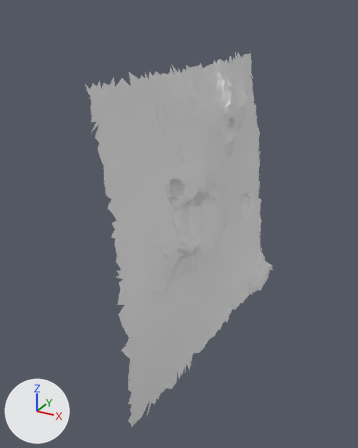
The glTF model moon small_tiles/tile_185.glb: old version first, new version second.
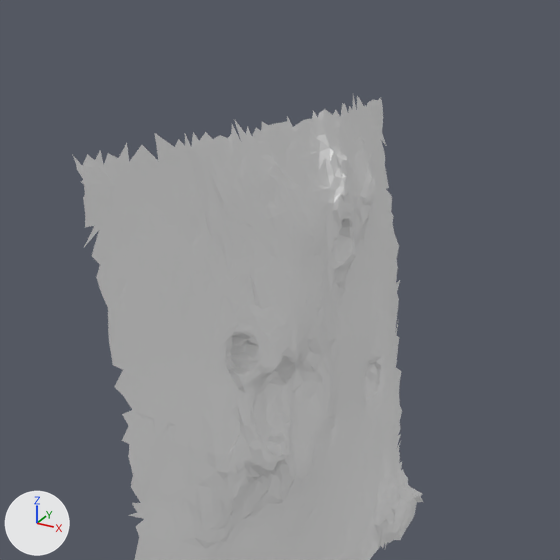
There are two pictures of each version: one whole from a 50 mm camera at (32.31, -7.29, 5.9) aimed at (28.51, -0.37, 2.44), one close up on the part from 13% to 97% of the width and 0% to 67% of the height. Every picture has the same lights, and +X, +Y and +Z are marked at lower left. The first two pictures are the older version. Vertices at exactly the same position are counted once.

Script lines for the objects in view, before the commit:
```python
me_t185 = bpy.data.meshes.new('t185')
me_t185.from_pydata(...)  # 2869 vertices, 5498 faces; spans x 28.46..29.33, y -2.72..2.73, z -0.15..5.15
ob_t185 = bpy.data.objects.new('t185', me_t185)
ob_t185.location = (0.0, 0.0, 0.0)
```
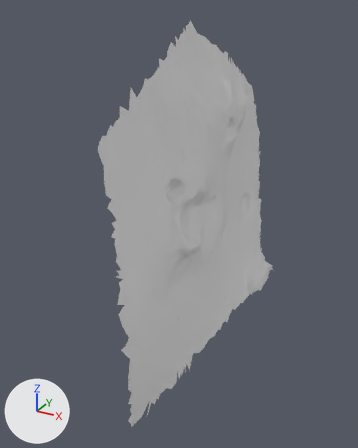
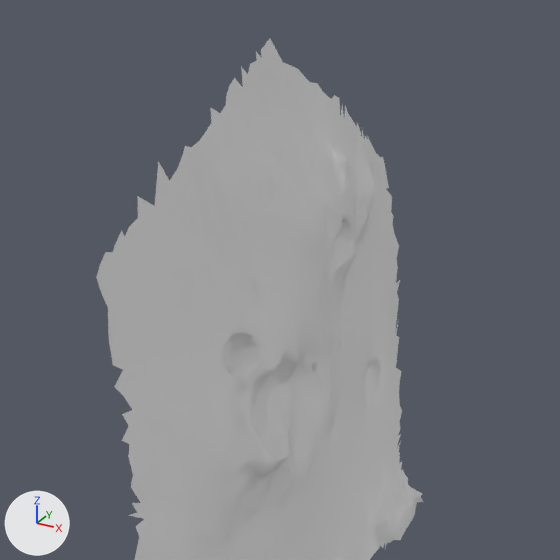
Changed parts and their boxes [x1, y1, x2, y2] in the close-ups (560 x 560 px; the box of a moved part takes in the faces that stretch with it):
't185', reshaped: before [72, 95, 423, 560]; after [96, 39, 423, 560]
part 1 of me_t185, moved or reshaped: before [72, 95, 386, 264]; after [206, 39, 340, 141]

Edits to the bpy script that builds the scene:
```text
Change me_t185:
    used by ob_t185; location = (0.0, 0.0, 0.0)
    remove me_t185.from_pydata(...)  # 2869 vertices, 5498 faces; spans x 28.46..29.33, y -2.72..2.73, z -0.15..5.15
    add me_t185.from_pydata(...)  # 2842 vertices, 5474 faces; spans x 28.47..29.33, y -2.72..2.73, z -0.15..5.7
    me_t185 part 1
    110 vertices are removed from x 28.46..28.59, y -2.66..2.67, z 4.43..5.15
    193 faces are deleted
    83 vertices are added at x 28.47..28.65, y -1.1..1.29, z 5.09..5.7
    169 new faces join them
```
